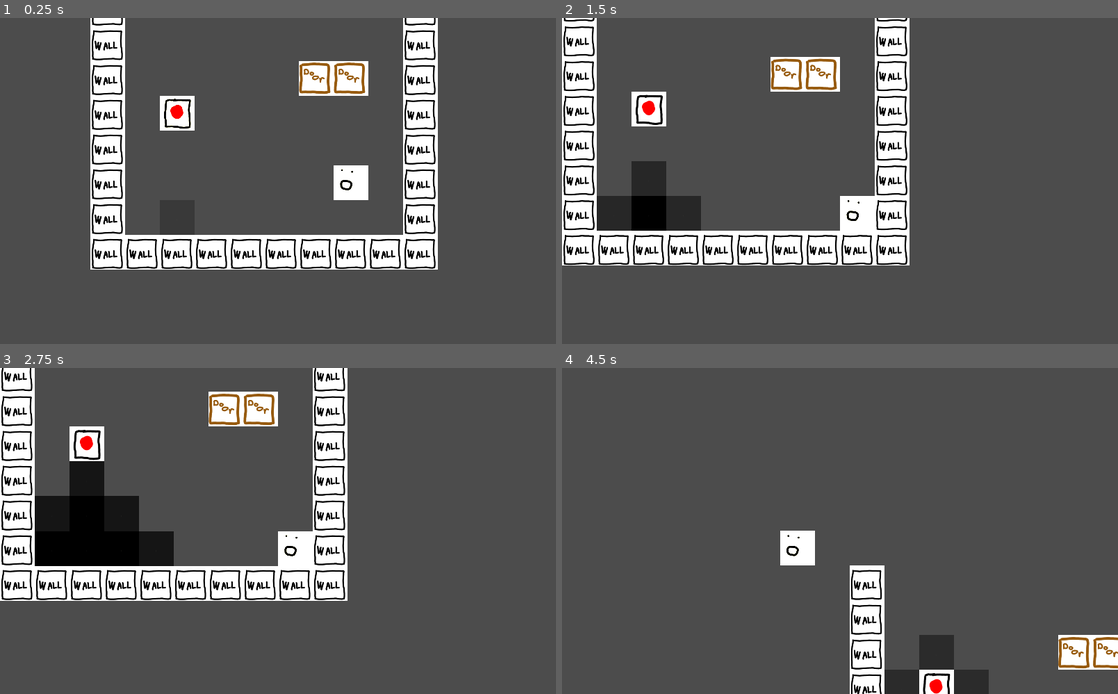
Above: before the commit, frames 1-4 (two rows, left to right).
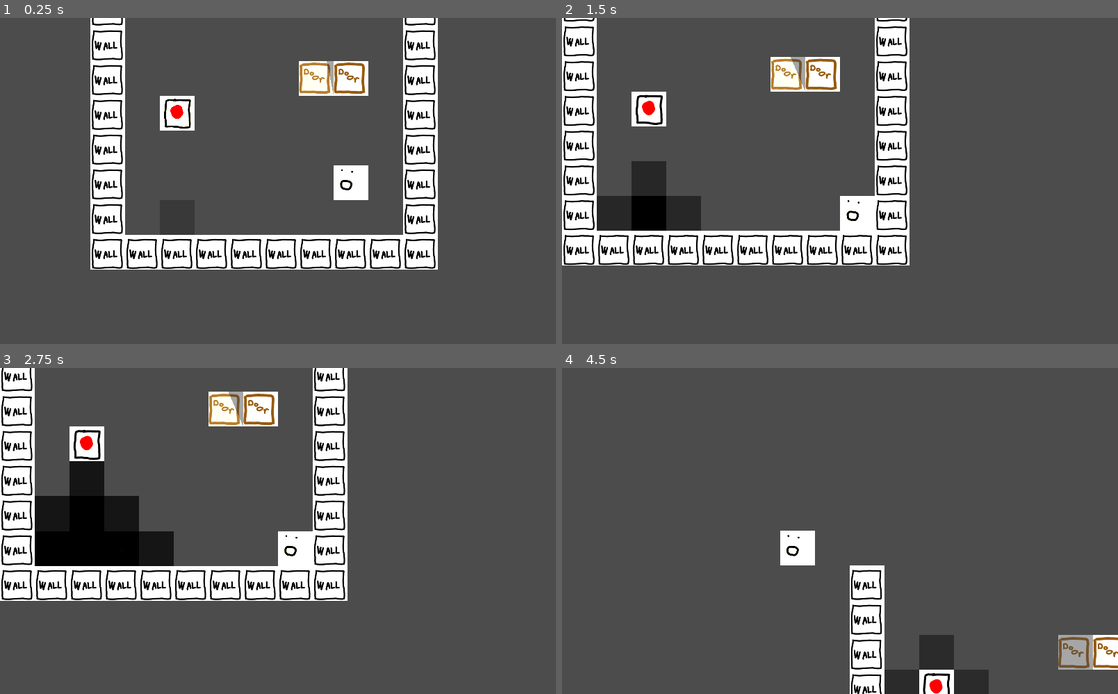
Above: after the commit, the same moments.

Repository: johnfn/LD50
Game: Godot game, scene res://MainScene.tscn
The game is run twice, just before and just after one commit, with the same random seed, the same clock (stepped at 60 frames per second) and the same inputs.
Inputs:
- Up to frame 1 (0.25 s): no input
- Up to frame 2 (1.5 s): hold Right (ui_right) 0.53-1.28 s; hold Down (ui_down) from 1.28 s (still down)
- Up to frame 3 (2.75 s): release Down (ui_down) at 2.03 s; hold Right (ui_right) from 2.03 s (still down)
- Up to frame 4 (4.5 s): release Right (ui_right) at 2.78 s; hold Up (ui_up) 2.78-3.53 s; hold Left (ui_left) from 3.53 s (still down)

The runs differ from the first frame. In frame 1, 0.3% of the frame differs, in the area x 53-60%, y 13-24%; in frame 2, 0.3%; in frame 3, 0.3%; in frame 4, 0.7%, in the area x 89-96%, y 81-93%.

Commit message:
fix door bug

Diff:
--- a/MainScene.tscn
+++ b/MainScene.tscn
@@ -125,6 +125,7 @@
 
 [node name="Door" parent="Map/Objects" instance=ExtResource( 7 )]
 position = Vector2( 768, -640 )
+is_door_open = true
 
 [node name="Door2" parent="Map/Objects" instance=ExtResource( 7 )]
 position = Vector2( 896, -640 )
--- a/scripts/Door.gd
+++ b/scripts/Door.gd
@@ -3,6 +3,11 @@
 class_name Door
 
 export var is_door_open = false
+
+func _ready():
+  if is_door_open:
+    is_door_open = false
+    toggle_open()
 
 func toggle_open():
   if is_door_open:
